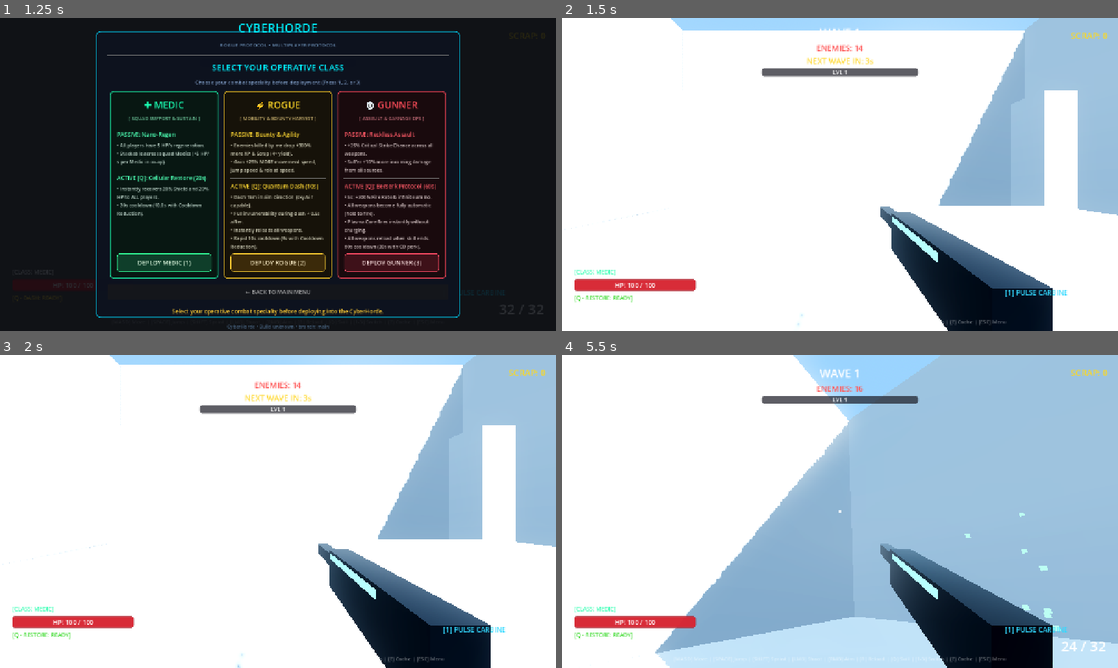
Above: before the commit, frames 1-4 (two rows, left to right).
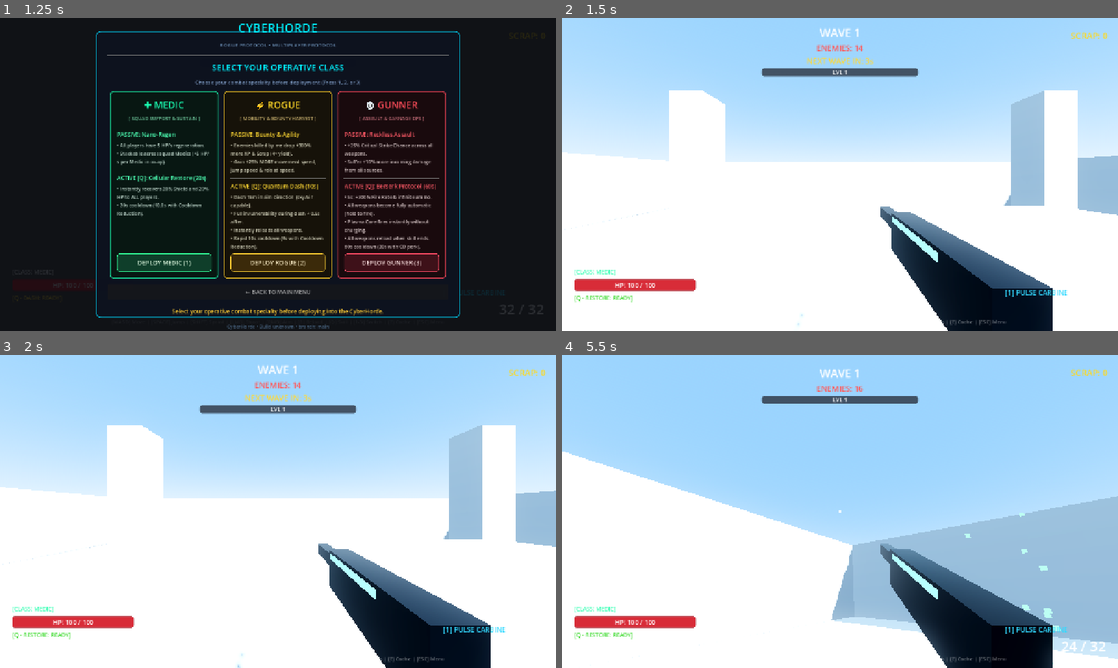
Above: after the commit, the same moments.

Repository: YuriSekaii/CyberHorde-FPS-Roguelike
Game: Godot game, scene res://scenes/main.tscn
Two runs of this game, one before a commit and one after it. Both use one fixed random seed, a clock stepped at 60 frames per second and the inputs below.
Inputs (mouse positions are in pixels of both pictures, inside the frame that each line leads up to):
- Up to frame 1 (1.25 s): click "🎮 SINGLE PLAYER (SOLO)" at 0.5 s
- Up to frame 2 (1.5 s): click "DEPLOY MEDIC (1)" at 1.25 s
- Up to frame 3 (2 s): no input
- Up to frame 4 (5.5 s): tap Enter at 2 s; move the mouse to (867, 511) at 2.02 s; hold Right mouse button (aim) 2.03-2.78 s; hold W (move_forward) from 2.03 s (still down); click (867, 511) at 2.17 s; tap Space (jump) at 2.27, 2.57, 3.02, 3.32, 4.52, 4.82, 5.27 s; move the mouse to (812, 511) at 2.77 s; tap E (interact) at 2.85 s; move the mouse to (851, 505) at 3.52 s; press the mouse at (851, 505) at 3.53 s; move the mouse to (834, 517) at 4.27 s; release the mouse at (834, 517) at 4.28 s; tap Shift (sprint) at 4.35 s; click (834, 517) at 4.42 s; move the mouse to (878, 514) at 5.02 s; hold F8 (toggle_dmg_numbers) from 5.03 s (still down)

Frame 1 is identical in both runs. In frame 2, 40% of the frame differs, in the area x 0-100%, y 0-60%; in frame 3, 40%; in frame 4, 60%, in the area x 0-100%, y 0-100%.

Commit message:
Restore 8m visible arena walls with non-intrusive invisible sky barrier for dash/jump containment

Diff:
--- a/scenes/player/player.tscn
+++ b/scenes/player/player.tscn
@@ -95,7 +95,7 @@
 
 [node name="Player" type="CharacterBody3D" groups=["player"]]
 collision_layer = 4
-collision_mask = 11
+collision_mask = 27
 script = ExtResource("1_player")
 
 [node name="CollisionShape3D" type="CollisionShape3D" parent="."]
--- a/scenes/world/arena.tscn
+++ b/scenes/world/arena.tscn
@@ -48,19 +48,25 @@
 
 [sub_resource type="BoxMesh" id="BoxMesh_wall_z"]
 material = SubResource("StandardMaterial3D_wall")
-size = Vector3(66, 32, 2)
+size = Vector3(64, 8, 2)
 
 [sub_resource type="BoxShape3D" id="BoxShape3D_wall_z"]
-size = Vector3(66, 48, 2)
+size = Vector3(64, 8, 2)
 
 [sub_resource type="BoxMesh" id="BoxMesh_wall_x"]
 material = SubResource("StandardMaterial3D_wall")
-size = Vector3(2, 32, 66)
+size = Vector3(2, 8, 64)
 
 [sub_resource type="BoxShape3D" id="BoxShape3D_wall_x"]
-size = Vector3(2, 48, 66)
-
-[sub_resource type="BoxShape3D" id="BoxShape3D_ceiling"]
+size = Vector3(2, 8, 64)
+
+[sub_resource type="BoxShape3D" id="BoxShape3D_barrier_z"]
+size = Vector3(66, 40, 2)
+
+[sub_resource type="BoxShape3D" id="BoxShape3D_barrier_x"]
+size = Vector3(2, 40, 66)
+
+[sub_resource type="BoxShape3D" id="BoxShape3D_barrier_ceiling"]
 size = Vector3(66, 2, 66)
 
 [sub_resource type="StandardMaterial3D" id="StandardMaterial3D_platform"]
@@ -88,7 +94,7 @@
 environment = SubResource("Environment_1")
 
 [node name="DirectionalLight3D" type="DirectionalLight3D" parent="."]
-transform = Transform3D(0.866025, -0.353553, 0.353553, 0, 0.707107, 0.707107, -0.5, -0.612372, 0.612372, 0, 45, 0)
+transform = Transform3D(0.866025, -0.353553, 0.353553, 0, 0.707107, 0.707107, -0.5, -0.612372, 0.612372, 0, 25, 0)
 light_color = Color(1, 0.97, 0.9, 1)
 light_energy = 2.4
 shadow_enabled = true
@@ -106,50 +112,80 @@
 shape = SubResource("BoxShape3D_floor")
 
 [node name="WallNorth" type="StaticBody3D" parent="Geometry"]
-transform = Transform3D(1, 0, 0, 0, 1, 0, 0, 0, 1, 0, 16, -32)
+transform = Transform3D(1, 0, 0, 0, 1, 0, 0, 0, 1, 0, 4, -32)
 
 [node name="MeshInstance3D" type="MeshInstance3D" parent="Geometry/WallNorth"]
 mesh = SubResource("BoxMesh_wall_z")
 
 [node name="CollisionShape3D" type="CollisionShape3D" parent="Geometry/WallNorth"]
-transform = Transform3D(1, 0, 0, 0, 1, 0, 0, 0, 1, 0, 8, 0)
 shape = SubResource("BoxShape3D_wall_z")
 
 [node name="WallSouth" type="StaticBody3D" parent="Geometry"]
-transform = Transform3D(1, 0, 0, 0, 1, 0, 0, 0, 1, 0, 16, 32)
+transform = Transform3D(1, 0, 0, 0, 1, 0, 0, 0, 1, 0, 4, 32)
 
 [node name="MeshInstance3D" type="MeshInstance3D" parent="Geometry/WallSouth"]
 mesh = SubResource("BoxMesh_wall_z")
 
 [node name="CollisionShape3D" type="CollisionShape3D" parent="Geometry/WallSouth"]
-transform = Transform3D(1, 0, 0, 0, 1, 0, 0, 0, 1, 0, 8, 0)
 shape = SubResource("BoxShape3D_wall_z")
 
 [node name="WallEast" type="StaticBody3D" parent="Geometry"]
-transform = Transform3D(1, 0, 0, 0, 1, 0, 0, 0, 1, 32, 16, 0)
+transform = Transform3D(1, 0, 0, 0, 1, 0, 0, 0, 1, 32, 4, 0)
 
 [node name="MeshInstance3D" type="MeshInstance3D" parent="Geometry/WallEast"]
 mesh = SubResource("BoxMesh_wall_x")
 
 [node name="CollisionShape3D" type="CollisionShape3D" parent="Geometry/WallEast"]
-transform = Transform3D(1, 0, 0, 0, 1, 0, 0, 0, 1, 0, 8, 0)
 shape = SubResource("BoxShape3D_wall_x")
 
 [node name="WallWest" type="StaticBody3D" parent="Geometry"]
-transform = Transform3D(1, 0, 0, 0, 1, 0, 0, 0, 1, -32, 16, 0)
+transform = Transform3D(1, 0, 0, 0, 1, 0, 0, 0, 1, -32, 4, 0)
 
 [node name="MeshInstance3D" type="MeshInstance3D" parent="Geometry/WallWest"]
 mesh = SubResource("BoxMesh_wall_x")
 
 [node name="CollisionShape3D" type="CollisionShape3D" parent="Geometry/WallWest"]
-transform = Transform3D(1, 0, 0, 0, 1, 0, 0, 0, 1, 0, 8, 0)
 shape = SubResource("BoxShape3D_wall_x")
 
-[node name="Ceiling" type="StaticBody3D" parent="Geometry"]
+[node name="BarrierNorth" type="StaticBody3D" parent="Geometry"]
+transform = Transform3D(1, 0, 0, 0, 1, 0, 0, 0, 1, 0, 28, -32)
+collision_layer = 16
+collision_mask = 0
+
+[node name="CollisionShape3D" type="CollisionShape3D" parent="Geometry/BarrierNorth"]
+shape = SubResource("BoxShape3D_barrier_z")
+
+[node name="BarrierSouth" type="StaticBody3D" parent="Geometry"]
+transform = Transform3D(1, 0, 0, 0, 1, 0, 0, 0, 1, 0, 28, 32)
+collision_layer = 16
+collision_mask = 0
+
+[node name="CollisionShape3D" type="CollisionShape3D" parent="Geometry/BarrierSouth"]
+shape = SubResource("BoxShape3D_barrier_z")
+
+[node name="BarrierEast" type="StaticBody3D" parent="Geometry"]
+transform = Transform3D(1, 0, 0, 0, 1, 0, 0, 0, 1, 32, 28, 0)
+collision_layer = 16
+collision_mask = 0
+
+[node name="CollisionShape3D" type="CollisionShape3D" parent="Geometry/BarrierEast"]
+shape = SubResource("BoxShape3D_barrier_x")
+
+[node name="BarrierWest" type="StaticBody3D" parent="Geometry"]
+transform = Transform3D(1, 0, 0, 0, 1, 0, 0, 0, 1, -32, 28, 0)
+collision_layer = 16
+collision_mask = 0
+
+[node name="CollisionShape3D" type="CollisionShape3D" parent="Geometry/BarrierWest"]
+shape = SubResource("BoxShape3D_barrier_x")
+
+[node name="BarrierCeiling" type="StaticBody3D" parent="Geometry"]
 transform = Transform3D(1, 0, 0, 0, 1, 0, 0, 0, 1, 0, 48, 0)
-
-[node name="CollisionShape3D" type="CollisionShape3D" parent="Geometry/Ceiling"]
-shape = SubResource("BoxShape3D_ceiling")
+collision_layer = 16
+collision_mask = 0
+
+[node name="CollisionShape3D" type="CollisionShape3D" parent="Geometry/BarrierCeiling"]
+shape = SubResource("BoxShape3D_barrier_ceiling")
 
 [node name="CenterPlatform" type="StaticBody3D" parent="Geometry"]
 transform = Transform3D(1, 0, 0, 0, 1, 0, 0, 0, 1, 0, 3.5, 0)
--- a/scripts/enemies/enemy_base.gd
+++ b/scripts/enemies/enemy_base.gd
@@ -34,6 +34,7 @@
 var _last_immune_feedback_msec: int = 0
 
 func _ready() -> void:
+	collision_mask |= 16 # Collide with invisible boundary barrier (Layer 5)
 	all_enemies.append(self)
 	add_to_group("enemies")
 	_apply_wave_scaling()
--- a/scripts/player/player.gd
+++ b/scripts/player/player.gd
@@ -158,6 +158,7 @@
 const DAMAGE_NUMBER_SCENE = preload("res://scenes/ui/damage_number.tscn")
 
 func _ready() -> void:
+	collision_mask |= 16 # Collide with invisible boundary barrier (Layer 5)
 	add_to_group("player")
 	_setup_weapons()
 	_update_stats()
Not shown, changed: README.md
